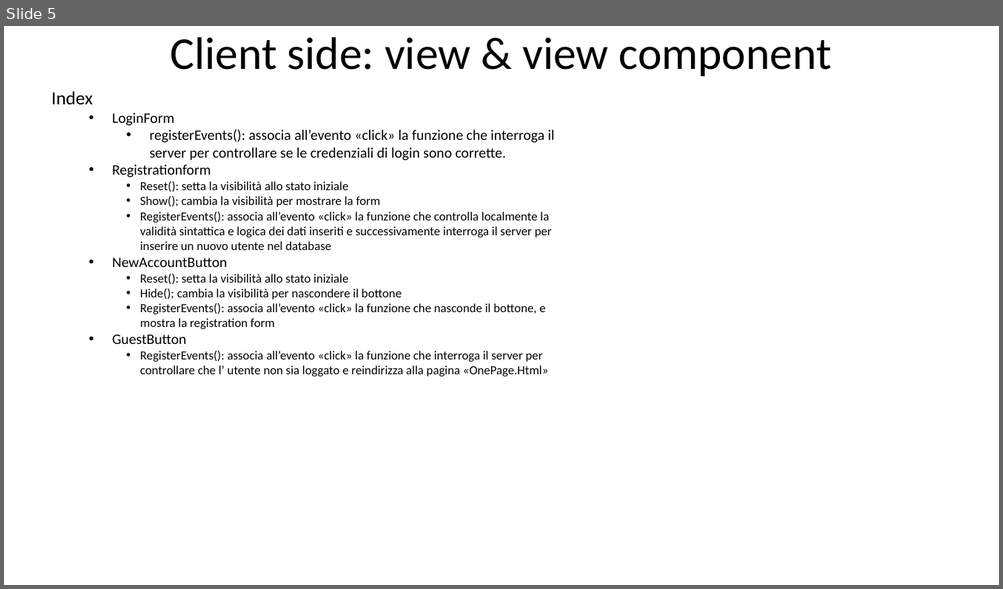
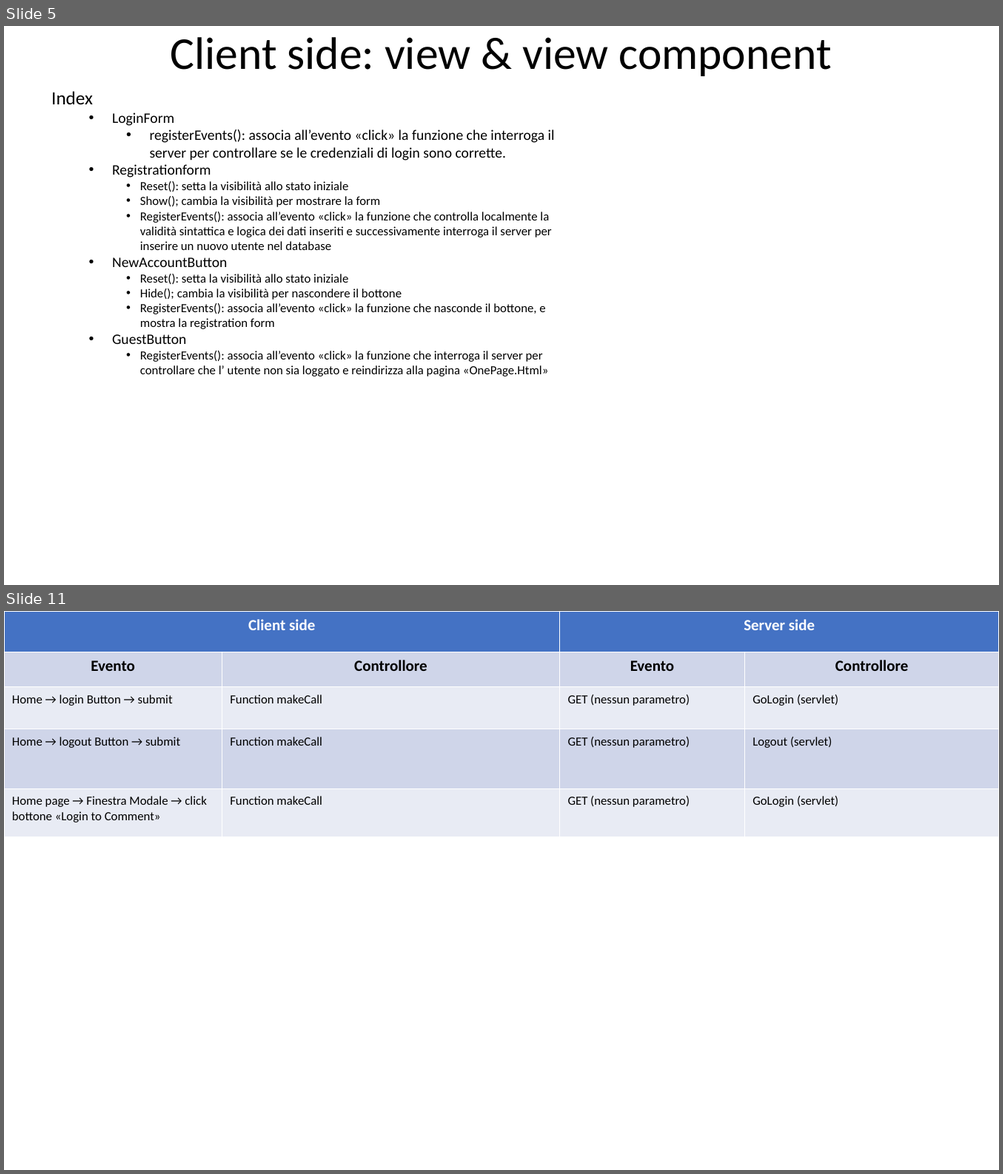
Before and after one commit to Giulsmoon/TecnologiePerIlWeb_Project1, a slide deck: Presentazioni Powerpoint/Progetto1_versione_RIA.pptx. Shown one above the other, each under a label of ours: slide 5 before the commit, slides 5 and 11 after it; the slides between them are not shown. The pictures are 1003x589 and 1003x1174 pixels, drawn with LibreOffice and Linux fonts; fonts in the diff are those of the drawing. Boxes give left, top, right and bottom in pixels: in the first picture for what was removed or moved away, otherwise in the second. Text is boxed around its words. In the diff, an @@ line names an element or a change of style, - is before the commit and + after.

```diff
--- a/Presentazioni Powerpoint/Progetto1_versione_RIA.pptx
+++ b/Presentazioni Powerpoint/Progetto1_versione_RIA.pptx
@@ slide 11 added at [4,611,999,1170], background #FFFFFF @@
@@ table added at [4,611,999,837], 5 rows, 4 columns @@
+Client side |  | Server side | 
+Evento | Controllore | Evento | Controllore
+Home → login Button → submit | Function makeCall | GET (nessun parametro) | GoLogin (servlet)
+Home → logout Button → submit | Function makeCall | GET (nessun parametro) | Logout (servlet)
+Home page → Finestra Modale → click bottone «Login to Comment» | Function makeCall | GET (nessun parametro) | GoLogin (servlet)
```
Also in this commit, not shown: 5 slides changed, 1 other slide added, 4 other files.
